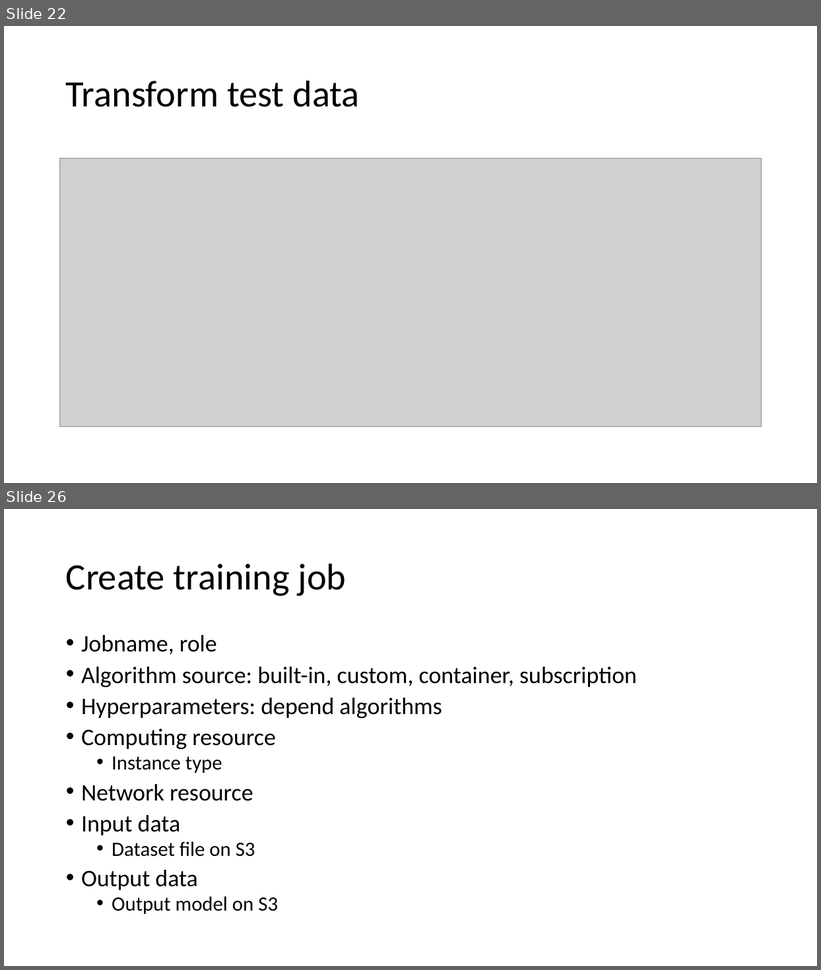
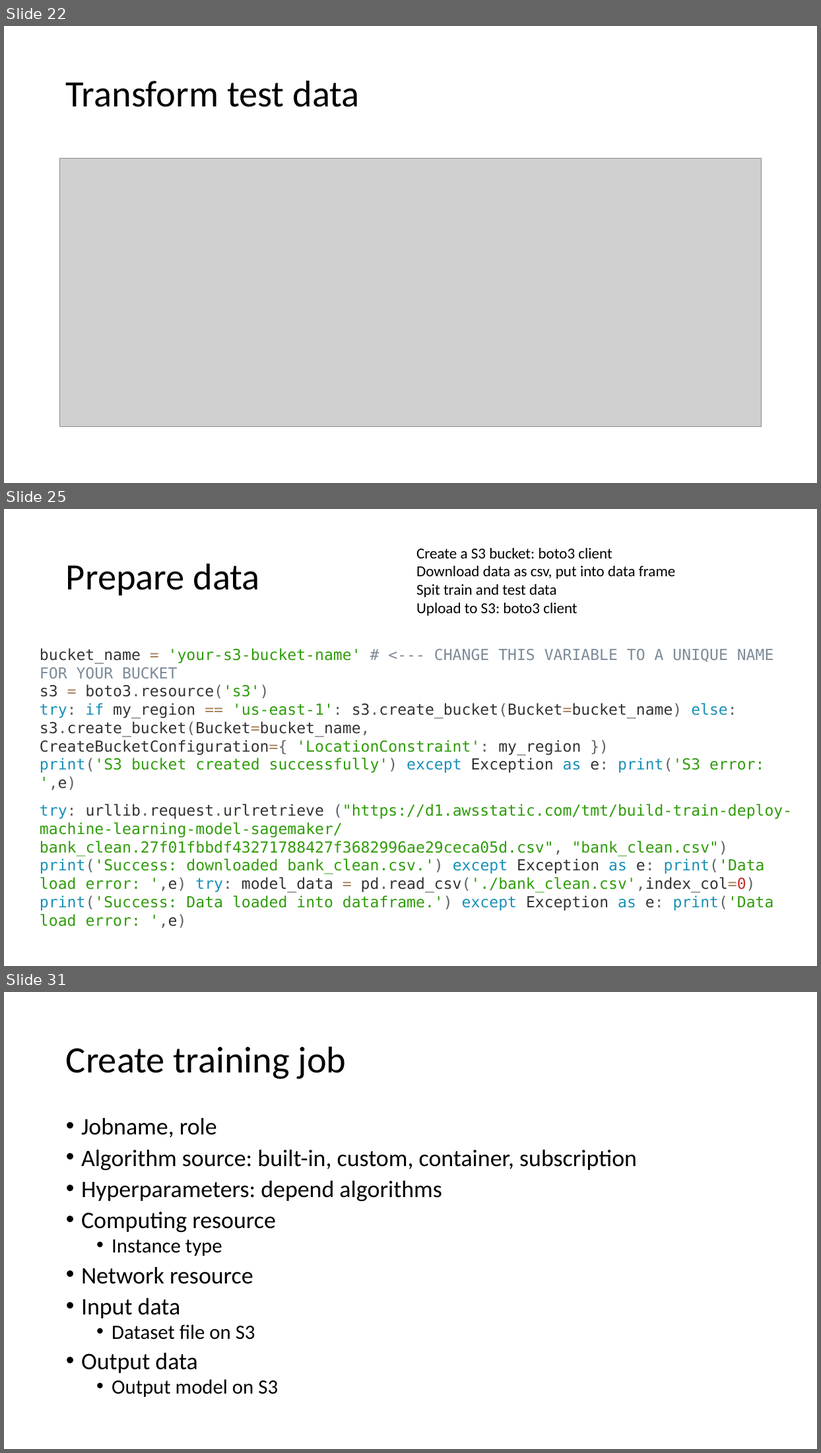
Before and after one commit to xuan0802/iot_slide, a slide deck: IoT analytics.pptx. Shown one above the other, each under a label of ours: slides 22 and 26 before the commit, slides 22, 25 and 31 after it; the slides between them are not shown. The pictures are 821x970 and 821x1453 pixels, drawn with LibreOffice and Linux fonts; fonts in the diff are those of the drawing; grey boxes stand for pictures. Boxes give left, top, right and bottom in pixels: in the first picture for what was removed or moved away, otherwise in the second. Text is boxed around its words. In the diff, an @@ line names an element or a change of style, - is before the commit and + after.

Commit message:
update sagemaker

```diff
--- a/IoT analytics.pptx
+++ b/IoT analytics.pptx
@@ slide 25 added at (4,509,817,966), background #FFFFFF @@
@@ text added at (416,548,676,616), 18 pt, text #000000 @@
+Create a S3 bucket: boto3 client
+Download data as csv, put into data frame
+Spit train and test data
+Upload to S3: boto3 client
@@ title added at (66,563,260,595), 44 pt, text #000000 @@
+Prepare data
@@ text added at (40,648,774,773), 18 pt, text #333333 @@
+bucket_name = 'your-s3-bucket-name' # <--- CHANGE THIS VARIABLE TO A UNIQUE NAME FOR YOUR BUCKET
+s3 = boto3.resource('s3')
+try: if my_region == 'us-east-1': s3.create_bucket(Bucket=bucket_name) else: s3.create_bucket(Bucket=bucket_name, CreateBucketConfiguration={ 'LocationConstraint': my_region })
+print('S3 bucket created successfully') except Exception as e: print('S3 error: ',e)
@@ text added at (40,804,792,911), 18 pt, text #2F9C0A @@
+try: urllib.request.urlretrieve ("https://d1.awsstatic.com/tmt/build-train-deploy-machine-learning-model-sagemaker/bank_clean.27f01fbbdf43271788427f3682996ae29ceca05d.csv", "bank_clean.csv") print('Success: downloaded bank_clean.csv.') except Exception as e: print('Data load error: ',e) try: model_data = pd.read_csv('./bank_clean.csv',index_col=0) print('Success: Data loaded into dataframe.') except Exception as e: print('Data load error: ',e)
@@ what was slide 26 is now slide 31 @@
```
Also in this commit, not shown: 2 slides changed, 9 other slides added, 2 slides removed.
